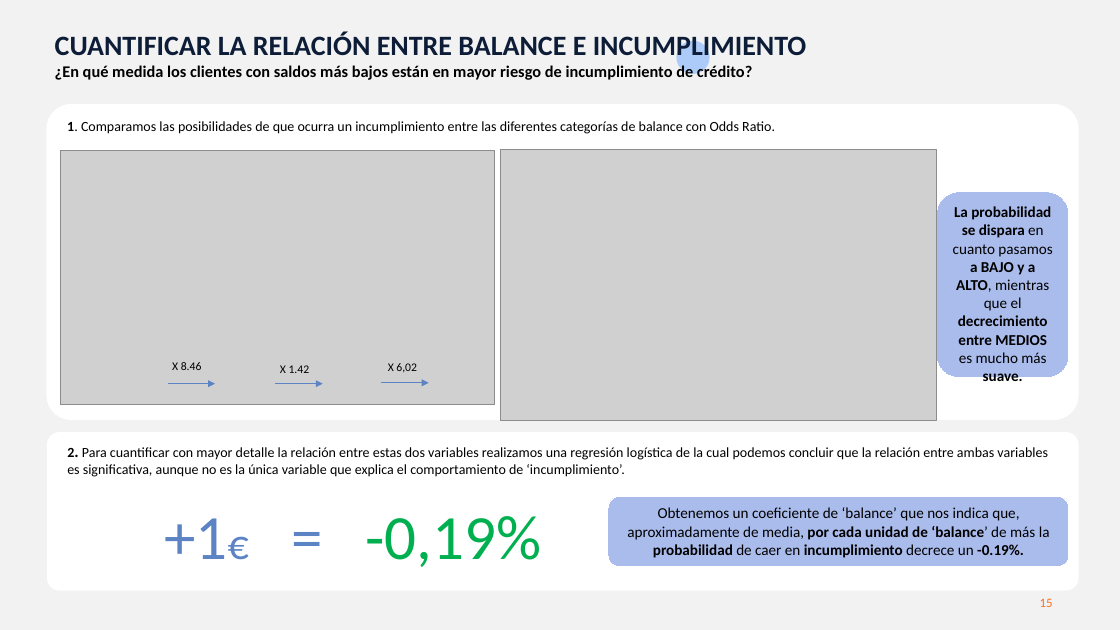
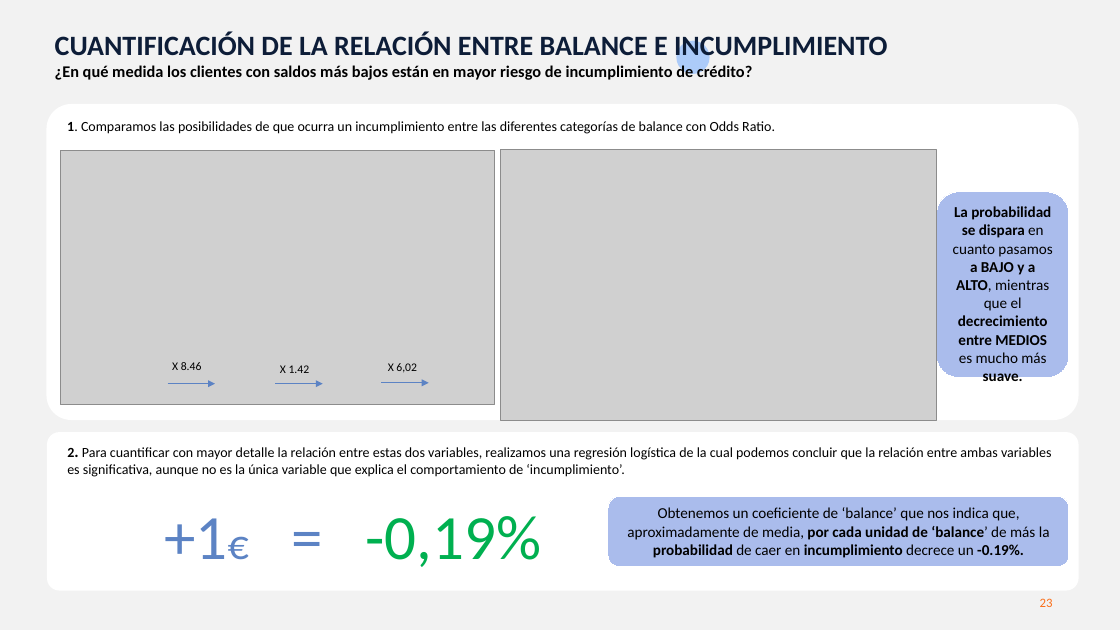
Before and after one commit to MarinaTorba/PersonalDataProrjects, a slide deck: slide 23 of Equip_B/results/D1_presentacion_Cliente.pptx (slide 15 before the commit). Drawn at 1120x630 pixels with LibreOffice and Linux fonts; fonts in the diff are those of the drawing; grey boxes stand for pictures. Boxes give left, top, right and bottom in pixels: in the first picture for what was removed or moved away, otherwise in the second. Text is boxed around its words. In the diff, an @@ line names an element or a change of style, - is before the commit and + after.

```diff
--- a/Equip_B/results/D1_presentacion_Cliente.pptx
+++ b/Equip_B/results/D1_presentacion_Cliente.pptx
@@ text at (55, 31, 888, 61): text changed @@
-CUANTIFICAR LA RELACIÓN ENTRE BALANCE E INCUMPLIMIENTO
+CUANTIFICACIÓN DE LA RELACIÓN ENTRE BALANCE E INCUMPLIMIENTO
@@ text at (67, 447, 1052, 477): text changed @@
-2. Para cuantificar con mayor detalle la relación entre estas dos variables realizamos una regresión logística de la cual podemos concluir que la relación entre ambas variables es significativa, aunque no es la única variable que explica el comportamiento de ‘incumplimiento’.
+2. Para cuantificar con mayor detalle la relación entre estas dos variables, realizamos una regresión logística de la cual podemos concluir que la relación entre ambas variables es significativa, aunque no es la única variable que explica el comportamiento de ‘incumplimiento’.
@@ page number at (1040, 598, 1053, 607): text changed @@
-15
+23
```
Also in this commit, not shown: 9 other slides changed, 12 slides added, 3 slides removed.
